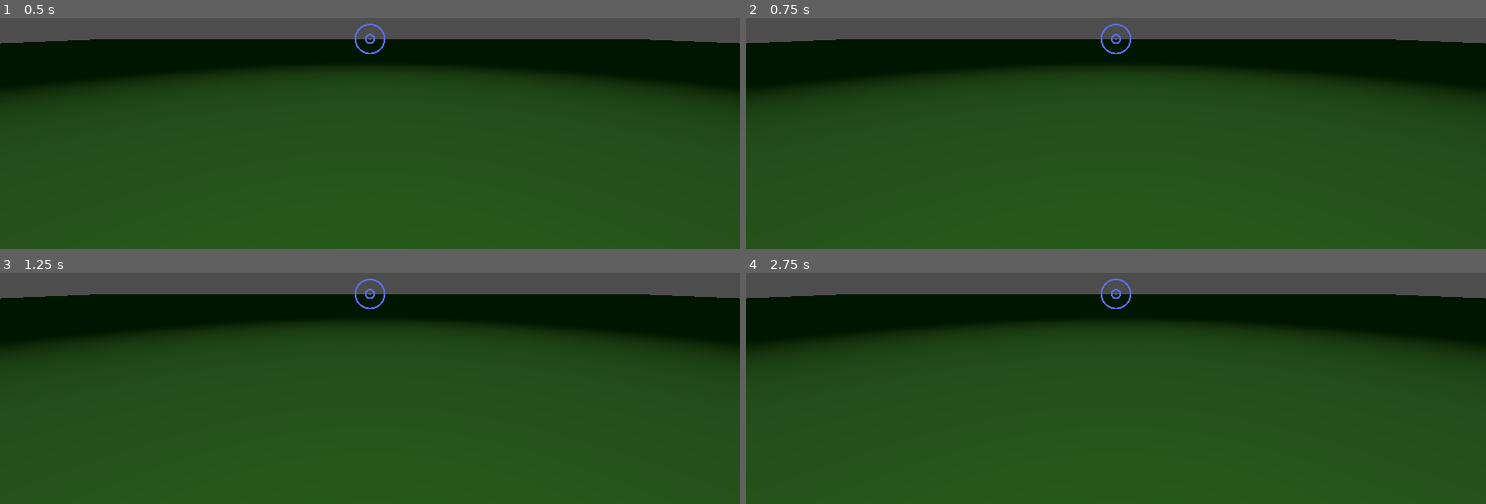
Above: before the commit, frames 1-4 (two rows, left to right).
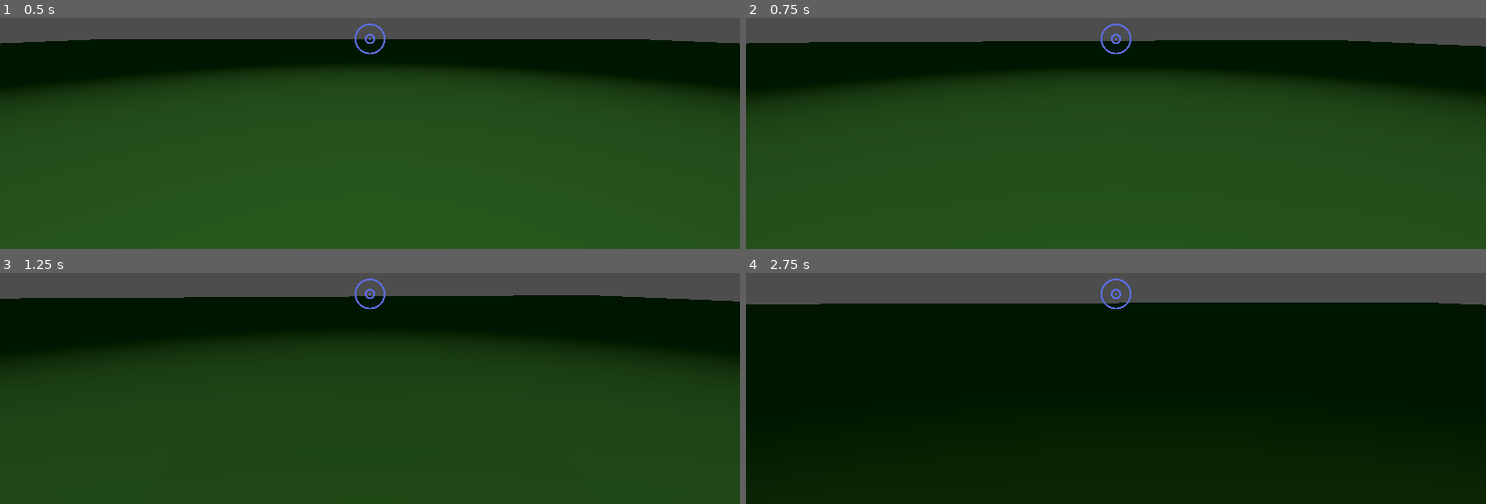
Above: after the commit, the same moments.

Repository: CreativeIndividuals/wildJam
Game: Godot game, scene res://scenes/Game.tscn
The game is run twice, just before and just after one commit, with the same random seed, the same clock (stepped at 60 frames per second) and the same inputs.
Inputs (mouse positions are in pixels of both pictures, inside the frame that each line leads up to):
- Up to frame 1 (0.5 s): no input
- Up to frame 2 (0.75 s): tap Enter at 0.5 s; move the mouse to (1153, 38) at 0.52 s; hold W (forward) from 0.53 s (still down); hold E (interact) from 0.53 s (still down)
- Up to frame 3 (1.25 s): keep holding W (forward); keep holding E (interact)
- Up to frame 4 (2.75 s): keep holding W (forward); move the mouse to (1079, 298) at 1.27 s; release E (interact) at 1.28 s; tap Q (accuse) at 1.35 s; tap E (interact) at 1.55 s; tap Space at 2 s; move the mouse to (1130, 289) at 2.02 s; hold E (interact) from 2.03 s (still down)

Frame 1 is identical in both runs. In frame 2, 0.8% of the frame differs, in the area x 0-100%, y 9-13%; in frame 3, 6.1%; in frame 4, 77%, in the area x 0-100%, y 9-100%.
Error after the commit: Invalid access to property or key '_on_clue_inspected' on a base object of type 'TextureRect (dialogueManager.gd)'. (res://code/Interractable.gd:20)

Commit message:
help

Diff:
--- a/code/GameState.gd
+++ b/code/GameState.gd
@@ -2,11 +2,11 @@
 
 enum Phase {RESEARCH, JUDGEMENT}
 
-signal phase_changed(new_phase)
-signal game_over(correct)
+signal phase_changed(new_phase: Phase)
+signal game_over(correct: bool)
 
 var current_phase: Phase = Phase.RESEARCH
-var impostor_character: Node3D = null  # Changed type to Node3D since we can check is_impostor() through method
+var impostor_character = null
 
 func _ready():
 	setup_game()
@@ -19,7 +19,7 @@
 	current_phase = Phase.JUDGEMENT
 	phase_changed.emit(current_phase)
 
-func make_accusation(character: Node3D):  # Changed type to Node3D
+func make_accusation(character):
 	if current_phase != Phase.JUDGEMENT:
 		return
 
--- a/code/Interractable.gd
+++ b/code/Interractable.gd
@@ -1,7 +1,7 @@
 class_name Interractable
-extends Area3D  # Changed from StaticBody3D to Area3D since we want overlap detection
+extends Area3D
 
-signal clue_inspected(clue_data)
+signal clue_inspected(clue_data: Dictionary)
 
 @export var clue_id: String
 @export var memory_owner: String
@@ -12,6 +12,15 @@
 func _ready():
 	add_to_group("interactables")
 	_setup_highlight_material()
+
+	# Auto-connect to DialogueBox
+	var dialogue_box = %dialogueBox
+	if dialogue_box:
+		# Connect the signal to the dialogue box
+		if !clue_inspected.is_connected(dialogue_box._on_clue_inspected):
+			clue_inspected.connect(dialogue_box._on_clue_inspected)
+	else:
+		push_error("DialogueBox not found for clue: " + clue_id)
 
 func _setup_highlight_material():
 	highlight_material = StandardMaterial3D.new()
--- a/code/Player.gd
+++ b/code/Player.gd
@@ -9,63 +9,118 @@
 @onready var game_state = %GameState
 
 var current_interactable = null
+var is_ready = false
 
 func _ready():
+	# Verify required nodes exist
+	if !camera or !ray:
+		push_error("Required child nodes not found!")
+		return
+	if !interaction_text or !game_state:
+		push_error("Required UI or GameState nodes not found!")
+		return
+
 	Input.mouse_mode = Input.MOUSE_MODE_CAPTURED
 	interaction_text.visible = false
+	is_ready = true
 
-func _unhandled_input(event):
-	if event is InputEventMouseMotion:
+func _exit_tree():
+	# Ensure mouse is released when scene changes
+	if Input.mouse_mode == Input.MOUSE_MODE_CAPTURED:
+		Input.mouse_mode = Input.MOUSE_MODE_VISIBLE
+
+func _input(event):
+	if !is_ready:
+		return
+
+	# Handle mouse look
+	if event is InputEventMouseMotion and Input.mouse_mode == Input.MOUSE_MODE_CAPTURED:
 		rotate_y(-event.relative.x * MOUSE_SENS)
 		camera.rotate_x(-event.relative.y * MOUSE_SENS)
 		camera.rotation.x = clamp(camera.rotation.x, -PI/2, PI/2)
 
-	elif event.is_action_pressed("interact"): # E key
+	# Handle interaction inputs
+	if event.is_action_pressed("interact"): # E key
 		_handle_interaction()
 
 	elif event.is_action_pressed("accuse"): # Q key
 		_handle_accusation()
 
+	# Toggle mouse capture with Escape
+	if event.is_action_pressed("ui_cancel"):
+		_toggle_mouse_capture()
+
+func _toggle_mouse_capture():
+	if Input.mouse_mode == Input.MOUSE_MODE_CAPTURED:
+		Input.mouse_mode = Input.MOUSE_MODE_VISIBLE
+	else:
+		Input.mouse_mode = Input.MOUSE_MODE_CAPTURED
+
 func _physics_process(_delta):
-	_handle_movement()
+	if !is_ready:
+		return
+
+	var input_dir = Input.get_vector("left", "right", "backward", "forward")
+
+	# Get the forward and right directions relative to the camera
+	var forward = -camera.global_transform.basis.z
+	forward.y = 0
+	forward = forward.normalized()
+
+	var right = camera.global_transform.basis.x
+	right.y = 0
+	right = right.normalized()
+
+	var direction = (forward * input_dir.y + right * input_dir.x)
+
+	if direction:
+		velocity.x = direction.x * SPEED
+		velocity.z = direction.z * SPEED
+	else:
+		velocity.x = move_toward(velocity.x, 0, SPEED)
+		velocity.z = move_toward(velocity.z, 0, SPEED)
+
+	move_and_slide()
 	_check_ray_collision()
 
-func _handle_movement():
-	var input_dir = Input.get_vector("move_left", "move_right", "move_forward", "move_backward")
-	var direction = (transform.basis * Vector3(input_dir.x, 0, input_dir.y)).normalized()
-
-	if direction:
-		velocity = Vector3(direction.x * SPEED, 0, direction.z * SPEED)
-	else:
-		velocity = velocity.move_toward(Vector3.ZERO, SPEED)
-
-	move_and_slide()
-
 func _check_ray_collision():
-	if ray.is_colliding():
-		var collider = ray.get_collider()
-
-		if game_state.current_phase == game_state.Phase.RESEARCH:
-			if collider is Interractable:
-				_handle_interactable_hover(collider)
-				return
-
-		elif game_state.current_phase == game_state.Phase.JUDGEMENT:
-			if collider.is_in_group("characters"):
-				_handle_character_hover()
-				return
-
-	_clear_interaction()
-
-func _handle_interaction():
-	if not ray.is_colliding():
+	if !ray.is_colliding():
+		_clear_interaction()
 		return
 
 	var collider = ray.get_collider()
+	if !is_instance_valid(collider):
+		_clear_interaction()
+		return
+
+	if game_state.current_phase == game_state.Phase.RESEARCH:
+		# Check both the collider and its parent for Interractable
+		if collider is Interractable:
+			_handle_interactable_hover(collider)
+		elif collider.get_parent() is Interractable:
+			_handle_interactable_hover(collider.get_parent())
+		else:
+			_clear_interaction()
+
+	elif game_state.current_phase == game_state.Phase.JUDGEMENT:
+		if collider.is_in_group("characters"):
+			_handle_character_hover()
+		else:
+			_clear_interaction()
+
+func _handle_interaction():
+	if !ray.is_colliding():
+		return
+
+	var collider = ray.get_collider()
+	if !is_instance_valid(collider):
+		return
 
 	if game_state.current_phase == game_state.Phase.RESEARCH:
 		if collider is Interractable:
 			collider.interact()
+		elif collider.get_parent() is Interractable:
+			collider.get_parent().interact()
 	elif game_state.current_phase == game_state.Phase.JUDGEMENT:
 		if collider.is_in_group("characters"):
 			collider.listen()
@@ -74,10 +129,18 @@
 	if game_state.current_phase != game_state.Phase.JUDGEMENT:
 		return
 
-	if ray.is_colliding() and ray.get_collider().is_in_group("characters"):
-		game_state.make_accusation(ray.get_collider().get_parent())
+	if !ray.is_colliding() or !is_instance_valid(ray.get_collider()):
+		return
+
+	var collider = ray.get_collider()
+	if collider.is_in_group("characters"):
+		game_state.make_accusation(collider)
 
 func _handle_interactable_hover(interactable):
+	if !is_instance_valid(interactable):
+		_clear_interaction()
+		return
+
 	if current_interactable != interactable:
 		_clear_interaction()
 		current_interactable = interactable
@@ -91,7 +154,8 @@
 	interaction_text.visible = true
 
 func _clear_interaction():
-	if current_interactable:
+	if is_instance_valid(current_interactable):
 		current_interactable.disable_highlight()
-		current_interactable = null
-	interaction_text.visible = false
+	current_interactable = null
+	if is_instance_valid(interaction_text):
+		interaction_text.visible = false
--- a/code/character.gd
+++ b/code/character.gd
@@ -1,21 +1,25 @@
-class_name Character
 extends RigidBody3D
 
 signal dialogue_triggered(character_name: String, line: String)
 
 @export var character_name: String
 @export var dialogue_lines: Array[String] = []
-
 var is_impostor: bool = false
 
 func _ready():
 	add_to_group("characters")
+	var dialogue_box =%dialogueBox
+	if dialogue_box:
+		# Connect the signal to the dialogue box
+		if !dialogue_triggered.is_connected(dialogue_box._on_dialogue_triggered):
+			dialogue_triggered.connect(dialogue_box._on_dialogue_triggered)
+	else:
+		push_error("DialogueBox not found for character: " + character_name)
 
 func listen():
 	if dialogue_lines.is_empty():
 		return
 
-	# Pick a random line
 	var line = dialogue_lines[randi() % dialogue_lines.size()]
 	dialogue_triggered.emit(character_name, line)
 
--- a/code/dialogueManager.gd
+++ b/code/dialogueManager.gd
@@ -3,7 +3,6 @@
 @onready var dialogueLine: Label = $Line
 @onready var person: Label = $Person
 @onready var timer = $Timer
-
 func _ready():
 	$".".hide()
 	timer.timeout.connect(_on_timer_timeout)
@@ -19,3 +18,7 @@
 
 func _on_timer_timeout():
 	$".".hide()
+
+
+func _on_game_state_phase_changed(new_phase: int) -> void:
+	pass # Replace with function body.
--- a/code/gameOver.gd
+++ b/code/gameOver.gd
@@ -1,19 +1,12 @@
 extends Control
 
-@onready var result_label = $ResultLabel
-@onready var retry_button = $RetryButton
-@onready var quit_button = $QuitButton
+@onready var result_label = $result
+@onready var result_details: Label = $"result details"
+@onready var quit_button = $Button
 
 func _ready():
 	hide()
-	retry_button.pressed.connect(_on_retry_pressed)
 	quit_button.pressed.connect(_on_quit_pressed)
-	%GameState.game_over.connect(_on_game_over)
-
-func _on_game_over(correct: bool):
-	result_label.text = "You " + ("Found" if correct else "Missed") + " the Impostor!"
-	show()
-	Input.mouse_mode = Input.MOUSE_MODE_VISIBLE
 
 func _on_retry_pressed():
 	get_tree().reload_current_scene()
@@ -22,3 +15,9 @@
 
 func _on_quit_pressed():
 	get_tree().quit()
+
+
+func _on_game_state_game_over(correct: bool) -> void:
+	result_label.text = "You " + ("Found" if correct else "Missed") + " the Impostor!"
+	show()
+	Input.mouse_mode = Input.MOUSE_MODE_VISIBLE
--- a/scenes/Game.tscn
+++ b/scenes/Game.tscn
@@ -1,11 +1,29 @@
-[gd_scene load_steps=10 format=3 uid="uid://d26247ljh1cnm"]
-
-[ext_resource type="PackedScene" uid="uid://biaao2bk7nwtc" path="res://scenes/Enviornment.tscn" id="1_ibkli"]
+[gd_scene load_steps=19 format=3 uid="uid://d26247ljh1cnm"]
+
+[ext_resource type="Script" uid="uid://cq5d5yawdbkcw" path="res://code/Interractable.gd" id="1_400sg"]
 [ext_resource type="Script" uid="uid://chb55jucsm5ad" path="res://code/GameState.gd" id="2_cpr0p"]
+[ext_resource type="Script" uid="uid://bimsnwhown4mg" path="res://code/character.gd" id="2_g4kob"]
 [ext_resource type="Texture2D" uid="uid://dfykxjiun5o4t" path="res://2d/crosshair.png" id="2_s0nni"]
 [ext_resource type="Script" uid="uid://0sygf5n1lopq" path="res://code/Player.gd" id="3_78awf"]
 [ext_resource type="Texture2D" uid="uid://b52b5eobvljo5" path="res://2d/dialogueBox.png" id="3_aug50"]
 [ext_resource type="Script" uid="uid://c4rw1c2y6urot" path="res://code/dialogueManager.gd" id="4_aug50"]
+[ext_resource type="Script" uid="uid://dk01cgbjy561f" path="res://code/gameOver.gd" id="5_kiw3p"]
+
+[sub_resource type="WorldBoundaryShape3D" id="WorldBoundaryShape3D_x5vcc"]
+
+[sub_resource type="QuadMesh" id="QuadMesh_x5vcc"]
+
+[sub_resource type="StandardMaterial3D" id="StandardMaterial3D_t7bns"]
+albedo_color = Color(0.113725, 0.360784, 0, 1)
+
+[sub_resource type="BoxShape3D" id="BoxShape3D_x5vcc"]
+
+[sub_resource type="BoxMesh" id="BoxMesh_t7bns"]
+
+[sub_resource type="Skin" id="Skin_tu7fu"]
+
+[sub_resource type="StandardMaterial3D" id="StandardMaterial3D_oxkoi"]
+albedo_color = Color(0.572549, 0.278431, 0.301961, 1)
 
 [sub_resource type="CapsuleShape3D" id="CapsuleShape3D_qbsmt"]
 
@@ -15,8 +33,96 @@
 
 [node name="Game" type="Node3D"]
 
-[node name="Env" parent="." instance=ExtResource("1_ibkli")]
-unique_name_in_owner = true
+[node name="Env" type="Node3D" parent="."]
+unique_name_in_owner = true
+
+[node name="TemporaryGround" type="StaticBody3D" parent="Env"]
+
+[node name="CollisionShape3D" type="CollisionShape3D" parent="Env/TemporaryGround"]
+shape = SubResource("WorldBoundaryShape3D_x5vcc")
+
+[node name="MeshInstance3D" type="MeshInstance3D" parent="Env/TemporaryGround"]
+transform = Transform3D(100, 0, 0, 0, -4.37114e-06, 100, 0, -100, -4.37114e-06, 0, 0, 0)
+mesh = SubResource("QuadMesh_x5vcc")
+surface_material_override/0 = SubResource("StandardMaterial3D_t7bns")
+
+[node name="OmniLight3D" type="OmniLight3D" parent="Env"]
+transform = Transform3D(1, 0, 0, 0, 1, 0, 0, 0, 1, 0, 3, 0)
+omni_range = 17.0
+omni_attenuation = 0.0
+
+[node name="clues" type="Node3D" parent="Env"]
+
+[node name="clue1" type="Area3D" parent="Env/clues"]
+transform = Transform3D(1, 0, 0, 0, 1, 0, 0, 0, 1, 0, 0.958167, 5.7256)
+script = ExtResource("1_400sg")
+clue_id = "sketchbook"
+memory_owner = "Mother"
+description = "bomboclat"
+
+[node name="CollisionShape3D" type="CollisionShape3D" parent="Env/clues/clue1"]
+shape = SubResource("BoxShape3D_x5vcc")
+
+[node name="MeshInstance3D" type="MeshInstance3D" parent="Env/clues/clue1"]
+mesh = SubResource("BoxMesh_t7bns")
+
+[node name="characters" type="Node3D" parent="Env"]
+
+[node name="mother" type="RigidBody3D" parent="Env/characters"]
+transform = Transform3D(1, 0, 0, 0, 1, 0, 0, 0, 1, 6.41485, 0.958167, 5.7256)
+script = ExtResource("2_g4kob")
+character_name = "Mother"
+dialogue_lines = Array[String](["", "", ""])
+
+[node name="CollisionShape3D" type="CollisionShape3D" parent="Env/characters/mother"]
+shape = SubResource("BoxShape3D_x5vcc")
+
+[node name="MeshInstance3D" type="MeshInstance3D" parent="Env/characters/mother"]
+mesh = SubResource("BoxMesh_t7bns")
+skin = SubResource("Skin_tu7fu")
+surface_material_override/0 = SubResource("StandardMaterial3D_oxkoi")
+
+[node name="father" type="RigidBody3D" parent="Env/characters"]
+transform = Transform3D(1, 0, 0, 0, 1, 0, 0, 0, 1, 11.9492, 0.958167, 5.7256)
+script = ExtResource("2_g4kob")
+character_name = "Father"
+dialogue_lines = Array[String](["", "", ""])
+
+[node name="CollisionShape3D" type="CollisionShape3D" parent="Env/characters/father"]
+shape = SubResource("BoxShape3D_x5vcc")
+
+[node name="MeshInstance3D" type="MeshInstance3D" parent="Env/characters/father"]
+mesh = SubResource("BoxMesh_t7bns")
+skin = SubResource("Skin_tu7fu")
+surface_material_override/0 = SubResource("StandardMaterial3D_oxkoi")
+
+[node name="brother" type="RigidBody3D" parent="Env/characters"]
+transform = Transform3D(1, 0, 0, 0, 1, 0, 0, 0, 1, 10.2231, 0.958167, 5.7256)
+script = ExtResource("2_g4kob")
+character_name = "Brother"
+dialogue_lines = Array[String](["", "", ""])
+
+[node name="CollisionShape3D" type="CollisionShape3D" parent="Env/characters/brother"]
+shape = SubResource("BoxShape3D_x5vcc")
+
+[node name="MeshInstance3D" type="MeshInstance3D" parent="Env/characters/brother"]
+mesh = SubResource("BoxMesh_t7bns")
+skin = SubResource("Skin_tu7fu")
+surface_material_override/0 = SubResource("StandardMaterial3D_oxkoi")
+
+[node name="girlfriend" type="RigidBody3D" parent="Env/characters"]
+transform = Transform3D(1, 0, 0, 0, 1, 0, 0, 0, 1, 8.1489, 0.958167, 5.7256)
+script = ExtResource("2_g4kob")
+character_name = "Girlfriend"
+dialogue_lines = Array[String](["", "", ""])
+
+[node name="CollisionShape3D" type="CollisionShape3D" parent="Env/characters/girlfriend"]
+shape = SubResource("BoxShape3D_x5vcc")
+
+[node name="MeshInstance3D" type="MeshInstance3D" parent="Env/characters/girlfriend"]
+mesh = SubResource("BoxMesh_t7bns")
+skin = SubResource("Skin_tu7fu")
+surface_material_override/0 = SubResource("StandardMaterial3D_oxkoi")
 
 [node name="HUD" type="CanvasLayer" parent="."]
 unique_name_in_owner = true
@@ -49,6 +155,7 @@
 texture = ExtResource("2_s0nni")
 
 [node name="Interact" type="Label" parent="HUD"]
+unique_name_in_owner = true
 visible = false
 anchors_preset = 3
 anchor_left = 1.0
@@ -63,6 +170,7 @@
 text = "press E to inspect"
 
 [node name="dialogueBox" type="TextureRect" parent="HUD"]
+unique_name_in_owner = true
 visible = false
 anchors_preset = 7
 anchor_left = 0.5
@@ -111,15 +219,33 @@
 grow_vertical = 2
 
 [node name="gameOver" type="ColorRect" parent="HUD"]
-visible = false
 anchors_preset = 15
 anchor_right = 1.0
 anchor_bottom = 1.0
 grow_horizontal = 2
 grow_vertical = 2
 color = Color(0, 0.0235294, 0.0313726, 1)
+script = ExtResource("5_kiw3p")
 
 [node name="result" type="Label" parent="HUD/gameOver"]
+layout_mode = 1
+anchors_preset = 8
+anchor_left = 0.5
+anchor_top = 0.5
+anchor_right = 0.5
+anchor_bottom = 0.5
+offset_left = -240.0
+offset_top = -260.0
+offset_right = 237.0
+offset_bottom = -212.0
+grow_horizontal = 2
+grow_vertical = 2
+theme_override_font_sizes/font_size = 32
+text = "congrats you have won/lost"
+horizontal_alignment = 1
+vertical_alignment = 1
+
+[node name="result details" type="Label" parent="HUD/gameOver"]
 layout_mode = 1
 anchors_preset = 8
 anchor_left = 0.5
@@ -132,12 +258,12 @@
 offset_bottom = -140.0
 grow_horizontal = 2
 grow_vertical = 2
-theme_override_font_sizes/font_size = 32
-text = "congrats you have won/lost"
+theme_override_font_sizes/font_size = 28
+text = "you have done this and that"
 horizontal_alignment = 1
 vertical_alignment = 1
 
-[node name="Label2" type="Label" parent="HUD/gameOver"]
+[node name="thanks" type="Label" parent="HUD/gameOver"]
 layout_mode = 1
 anchors_preset = 8
 anchor_left = 0.5
@@ -177,6 +303,21 @@
 horizontal_alignment = 1
 vertical_alignment = 1
 
+[node name="Button" type="Button" parent="HUD/gameOver"]
+layout_mode = 1
+anchors_preset = 7
+anchor_left = 0.5
+anchor_top = 1.0
+anchor_right = 0.5
+anchor_bottom = 1.0
+offset_left = -88.0
+offset_top = -96.0
+offset_right = 88.0
+grow_horizontal = 2
+grow_vertical = 0
+theme_override_font_sizes/font_size = 64
+text = "Quit"
+
 [node name="blackoutOverlay" type="ColorRect" parent="HUD"]
 visible = false
 anchors_preset = 15
@@ -216,3 +357,7 @@
 [node name="interactRange" type="RayCast3D" parent="Player/Camera3D"]
 target_position = Vector3(0, 0, -6)
 debug_shape_custom_color = Color(0.596078, 0.247059, 0.0509804, 1)
+
+[connection signal="timeout" from="HUD/dialogueBox/Timer" to="HUD/dialogueBox" method="_on_timer_timeout"]
+[connection signal="game_over" from="GameState" to="HUD/gameOver" method="_on_game_state_game_over"]
+[connection signal="phase_changed" from="GameState" to="HUD/dialogueBox" method="_on_game_state_phase_changed"]
Not shown: 1 places in scenes/Enviornment.tscn that only renumber resources
